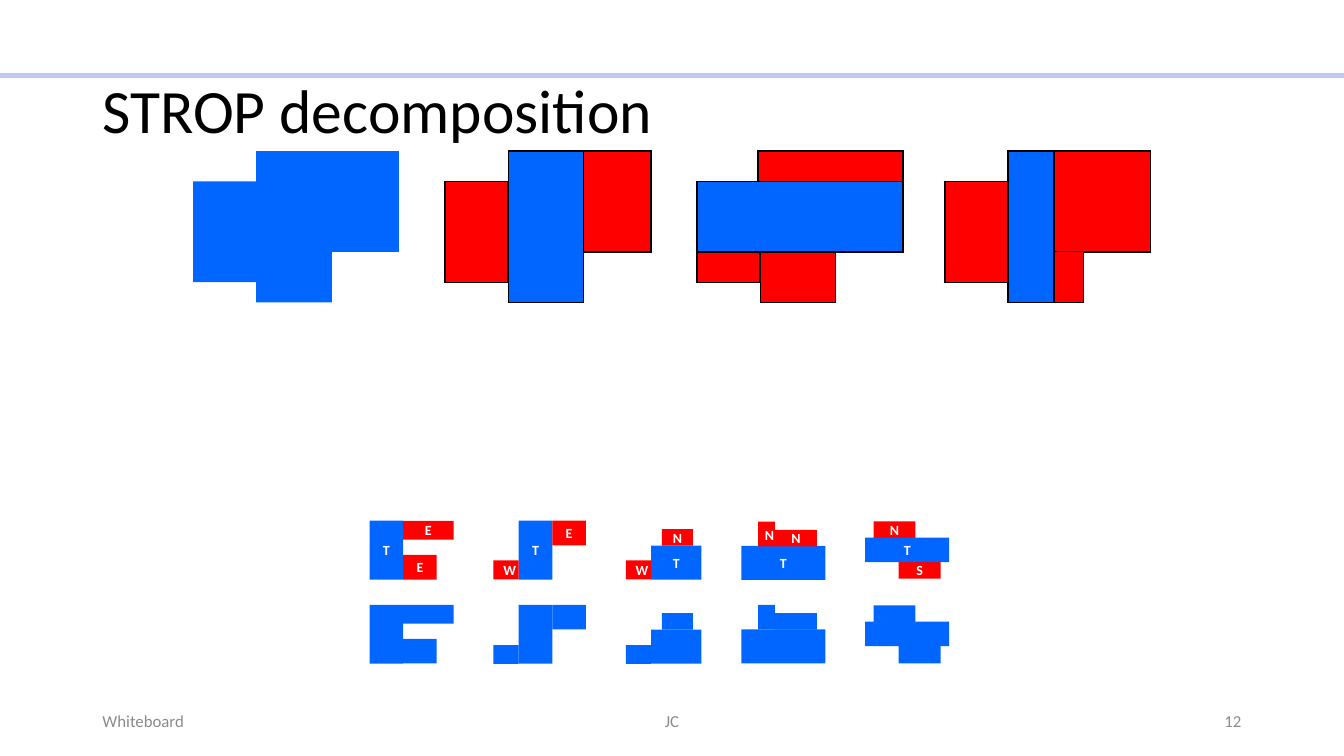
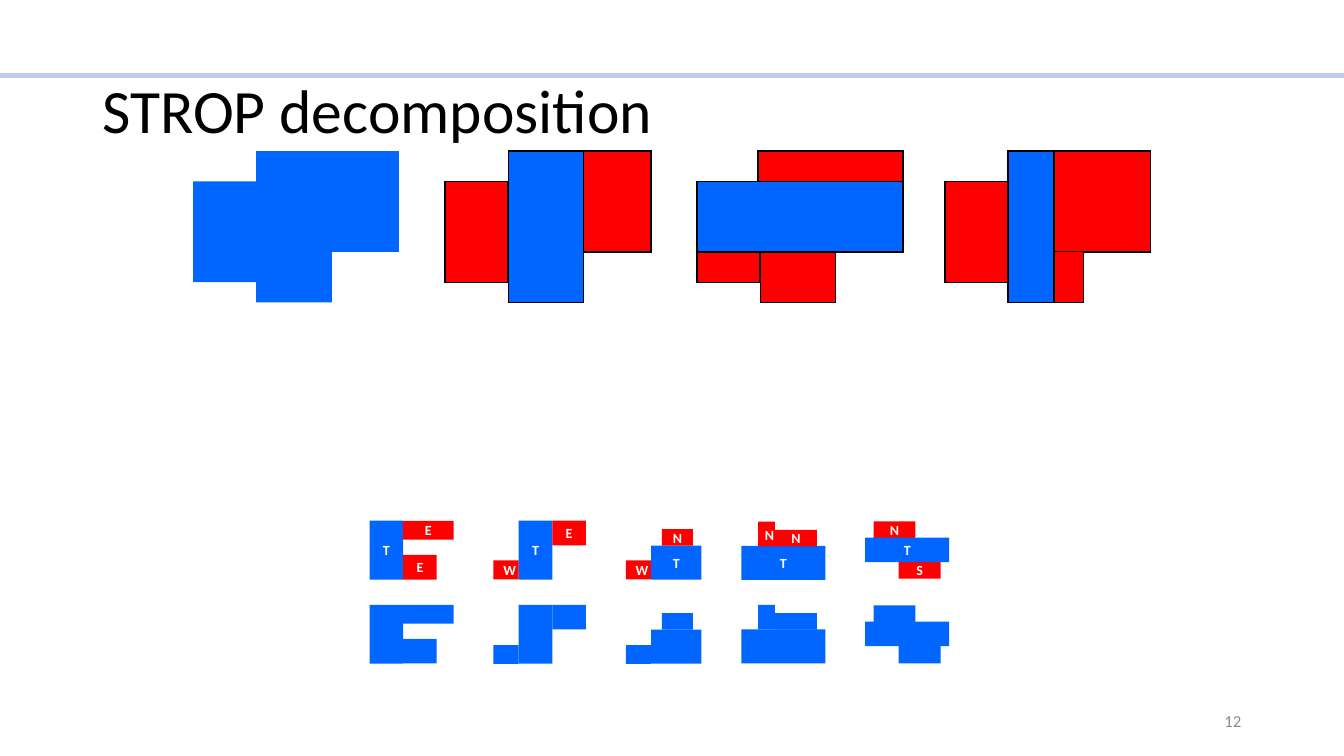
Before and after one commit to jordicf/FRAME, a slide deck: slide 12 of doc/Floorplan_picts.pptx. Drawn at 1344x756 pixels with LibreOffice and Linux fonts; fonts in the diff are those of the drawing. Boxes give left, top, right and bottom in pixels: in the first picture for what was removed or moved away, otherwise in the second. Text is boxed around its words. In the diff, an @@ line names an element or a change of style, - is before the commit and + after.

```diff
--- a/doc/Floorplan_picts.pptx
+++ b/doc/Floorplan_picts.pptx
@@ text removed at <box>102,715,183,727</box> @@
-Whiteboard
@@ text removed at <box>665,716,679,727</box> @@
-JC
```
Also in this commit, not shown: 10 other slides changed, 2 slides added, 1 slide removed, 1 other file.
